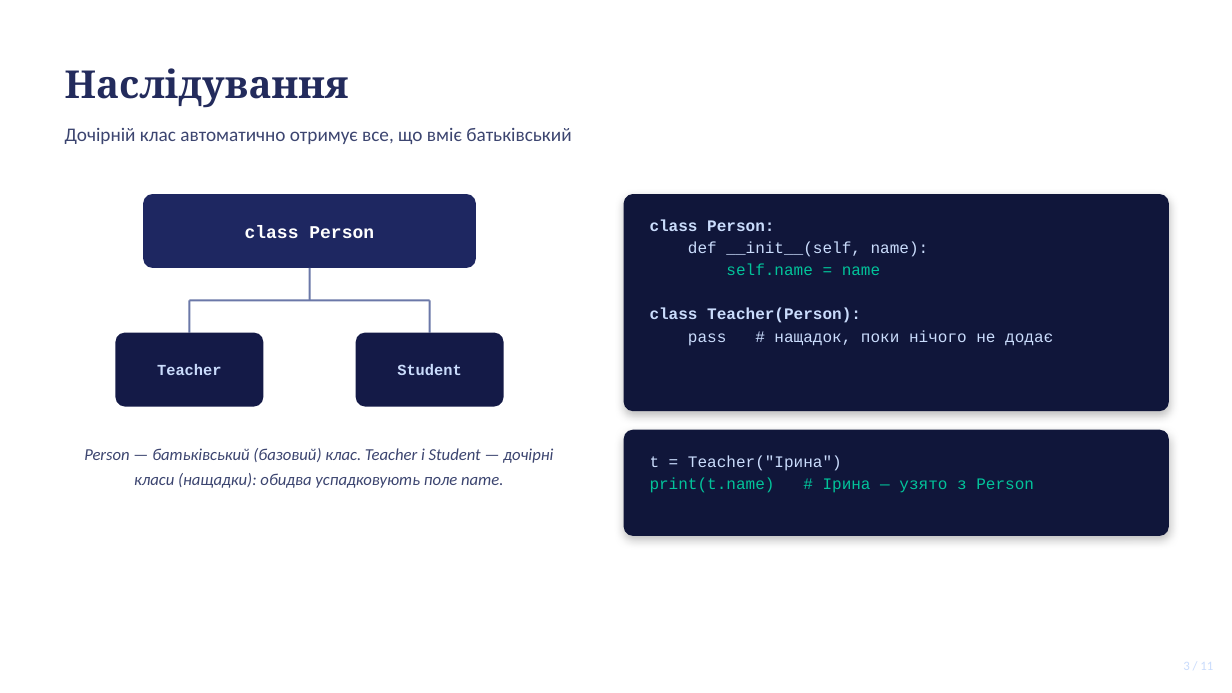
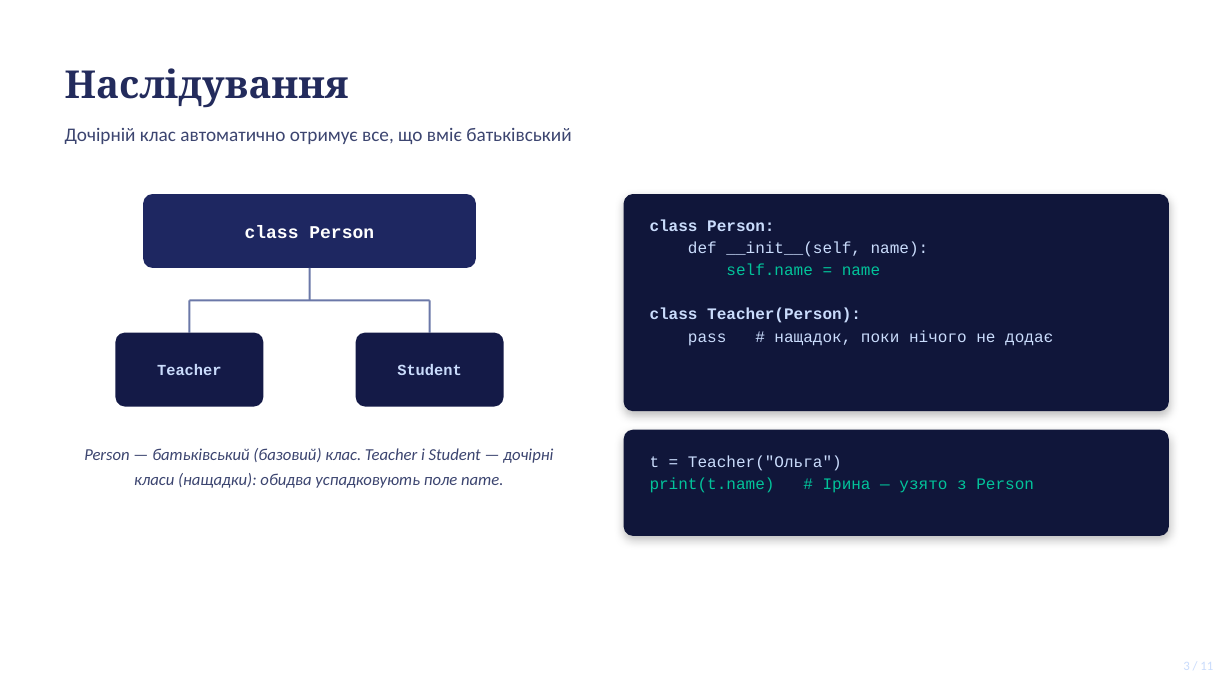
Before and after one commit to dmitriy-shtefan/python-course, a slide deck: slide 3 of заняття_21/OOP_2.pptx. Drawn at 1232x693 pixels with LibreOffice and Linux fonts; fonts in the diff are those of the drawing. Boxes give left, top, right and bottom in pixels: in the first picture for what was removed or moved away, otherwise in the second. Text is boxed around its words. In the diff, an @@ line names an element or a change of style, - is before the commit and + after.

```diff
--- a/заняття_21/OOP_2.pptx
+++ b/заняття_21/OOP_2.pptx
@@ text at (650,455,842,471): text changed @@
-t = Teacher("Ірина")
+t = Teacher("Ольга")
```
Also in this commit, not shown: 7 other slides changed, 1 other file.
